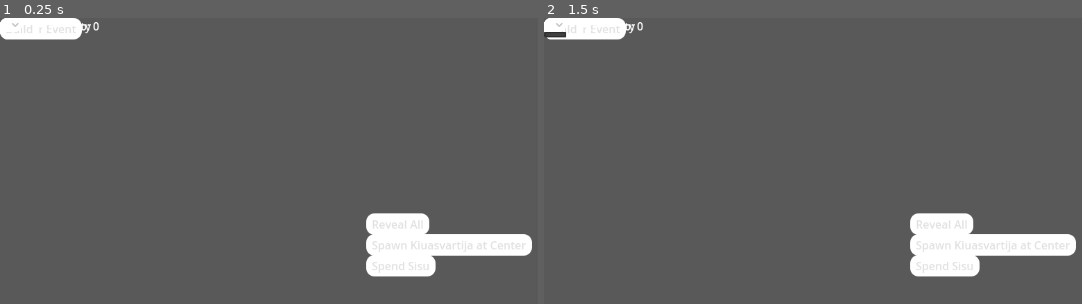
Above: before the commit, frames 1-2 (left to right).
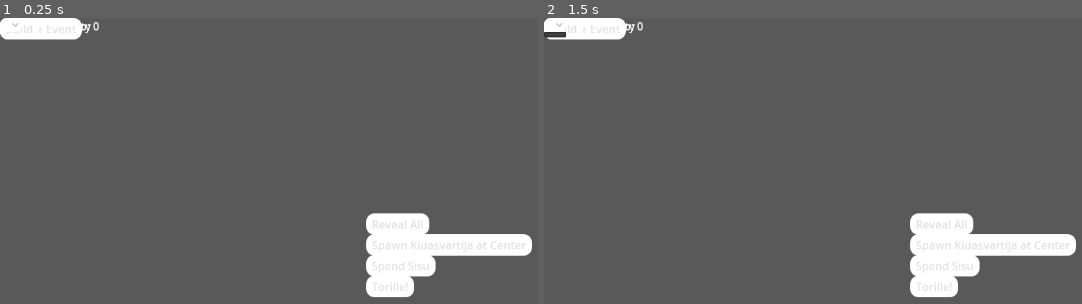
Above: after the commit, the same moments.

Repository: wasab1kastike/finsim_AA-club
Game: Godot game, scene res://scenes/ui/Main.tscn
The game is run twice, just before and just after one commit, with the same random seed, the same clock (stepped at 60 frames per second) and the same inputs.
Inputs (mouse positions are in pixels of both pictures, inside the frame that each line leads up to):
- Up to frame 1 (0.25 s): no input
- Up to frame 2 (1.5 s): click (936, 286) at 0.5 s, where only the run after the commit has a clickable "Torille!"; click "Start" at 1.25 s

The runs differ from the first frame. In frame 1, 0.6% of the frame differs, in the area x 68-77%, y 90-98%; in frame 2, 0.6%.
Error before the commit: Trying to assign value of type 'Resource' to a variable of type 'Building.gd'. (res://scripts/ui/Main.gd:20)
Error after the commit: Parse Error: Cannot infer the type of "disabled" variable because the value doesn't have a set type. (res://scripts/ui/Main.gd:92)

Commit message:
Add Torille recall ability

Diff:
--- a/scenes/ui/Main.tscn
+++ b/scenes/ui/Main.tscn
@@ -46,3 +46,8 @@
 position = Vector2(0,60)
 text = "Spend Sisu"
 tooltip_text = "Heal team 20% (5 Sisu, 10s cd)"
+
+[node name="TorilleButton" type="Button" parent="DebugUI"]
+position = Vector2(0,90)
+text = "Torille!"
+tooltip_text = "Recall units to nearest sauna (5 Sisu, 10s cd)"
--- a/scripts/systems/SisuSystem.gd
+++ b/scripts/systems/SisuSystem.gd
@@ -22,6 +22,15 @@
     GameState.res[Resources.SISU] = GameState.res.get(Resources.SISU, 0.0) - 5.0
     cooldown_ticks_remaining = COOLDOWN_TICKS
     _heal_units()
+    return true
+
+func torille() -> bool:
+    if not can_spend():
+        return false
+    GameState.res[Resources.SISU] = GameState.res.get(Resources.SISU, 0.0) - 5.0
+    cooldown_ticks_remaining = COOLDOWN_TICKS
+    if world and world.has_method("torille"):
+        world.torille()
     return true
 
 func _heal_units() -> void:
--- a/scripts/ui/Main.gd
+++ b/scripts/ui/Main.gd
@@ -7,6 +7,7 @@
 @onready var reveal_btn: Button = $DebugUI/RevealAllButton
 @onready var spawn_btn: Button = $DebugUI/SpawnButton
 @onready var sisu_btn: Button = $DebugUI/SpendSisuButton
+@onready var torille_btn: Button = $DebugUI/TorilleButton
 @onready var sisu_system: Node = $SisuSystem
 
 var _selected_building: Building = null
@@ -29,15 +30,16 @@
     reveal_btn.pressed.connect(_on_reveal_all)
     spawn_btn.pressed.connect(_on_spawn)
     sisu_btn.pressed.connect(_on_sisu_pressed)
+    torille_btn.pressed.connect(_on_torille_pressed)
     sisu_system.world = world
     hud.update_resources(GameState.res)
-    _update_sisu_button()
+    _update_sisu_buttons()
     if not GameState.tutorial_done:
         start_tutorial()
 
 func _on_game_tick() -> void:
     hud.update_resources(GameState.res)
-    _update_sisu_button()
+    _update_sisu_buttons()
 
 func _on_building_selected(building_name: String) -> void:
     _selected_building = _buildings.get(building_name, null)
@@ -79,10 +81,17 @@
 func _on_sisu_pressed() -> void:
     if sisu_system.spend():
         hud.update_resources(GameState.res)
-    _update_sisu_button()
+    _update_sisu_buttons()
 
-func _update_sisu_button() -> void:
-    sisu_btn.disabled = not sisu_system.can_spend()
+func _on_torille_pressed() -> void:
+    if sisu_system.torille():
+        hud.update_resources(GameState.res)
+    _update_sisu_buttons()
+
+func _update_sisu_buttons() -> void:
+    var disabled := not sisu_system.can_spend()
+    sisu_btn.disabled = disabled
+    torille_btn.disabled = disabled
 
 func start_tutorial() -> void:
     if _tutorial_overlay:
--- a/scripts/world/World.gd
+++ b/scripts/world/World.gd
@@ -72,6 +72,36 @@
 func center_on(qr: Vector2i) -> void:
     position = -hex_map.axial_to_world(qr)
 
+func torille() -> void:
+    var sauna_tiles: Array[Vector2i] = []
+    for c in GameState.tiles.keys():
+        if GameState.tiles[c].get("building", "") == "sauna":
+            sauna_tiles.append(c)
+    if sauna_tiles.is_empty():
+        return
+    var passable := func(p: Vector2i):
+        return GameState.tiles.has(p) and GameState.tiles[p].get("terrain", "") != "lake"
+    for unit in units_root.get_children():
+        var best_dest: Vector2i = unit.pos_qr
+        var best_len := 1_000_000
+        for sauna in sauna_tiles:
+            var path: Array[Vector2i] = Pathing.bfs_path(unit.pos_qr, sauna, passable)
+            if path.size() > 0 and path.size() < best_len:
+                best_len = path.size()
+                best_dest = sauna
+        if best_len < 1_000_000:
+            unit.pos_qr = best_dest
+            unit.position = hex_map.axial_to_world(best_dest)
+            for i in range(GameState.units.size()):
+                var data: Dictionary = GameState.units[i]
+                if data.get("id", "") == unit.id:
+                    data["pos_qr"] = best_dest
+                    GameState.units[i] = data
+                    break
+            hex_map.reveal_area(best_dest, 1)
+            _resolve_combat(best_dest)
+    GameState.save()
+
 func _resolve_combat(pos: Vector2i) -> void:
     var tile: Dictionary = GameState.tiles.get(pos, {})
     var enemies: Array = tile.get("hostiles", [])
--- a/tests/test_runner.gd
+++ b/tests/test_runner.gd
@@ -24,6 +24,7 @@
     "res://tests/test_battle.gd",
     "res://tests/test_raiders.gd",
     "res://tests/test_sisu.gd",
+    "res://tests/test_torille.gd",
 ]
 
 func _init() -> void:
--- /dev/null
+++ b/tests/test_torille.gd
@@ -0,0 +1,35 @@
+extends Node
+
+func _remove_save(gs) -> void:
+    if FileAccess.file_exists(gs.SAVE_PATH):
+        DirAccess.remove_absolute(gs.SAVE_PATH)
+
+func test_torille_recall(res) -> void:
+    var tree = Engine.get_main_loop()
+    var gs = tree.root.get_node("GameState")
+    _remove_save(gs)
+    gs.units.clear()
+    gs.tiles.clear()
+    gs.tiles[Vector2i(0,0)] = {"terrain":"grass", "building":"sauna"}
+    gs.tiles[Vector2i(1,0)] = {"terrain":"grass"}
+    gs.tiles[Vector2i(2,0)] = {"terrain":"grass"}
+    var world_scene: PackedScene = load("res://scenes/world/World.tscn")
+    var world = world_scene.instantiate()
+    tree.root.add_child(world)
+    world.spawn_unit_at_center()
+    var unit = world.get_node("Units").get_child(0)
+    unit.pos_qr = Vector2i(2,0)
+    unit.position = world.hex_map.axial_to_world(unit.pos_qr)
+    for i in range(GameState.units.size()):
+        var data: Dictionary = GameState.units[i]
+        if data.get("id", "") == unit.id:
+            data["pos_qr"] = unit.pos_qr
+            GameState.units[i] = data
+            break
+    world.torille()
+    if unit.pos_qr != Vector2i(0,0):
+        res.fail("unit not recalled")
+    world.queue_free()
+    gs.units.clear()
+    gs.tiles.clear()
+    _remove_save(gs)
Not shown, changed: README.md
